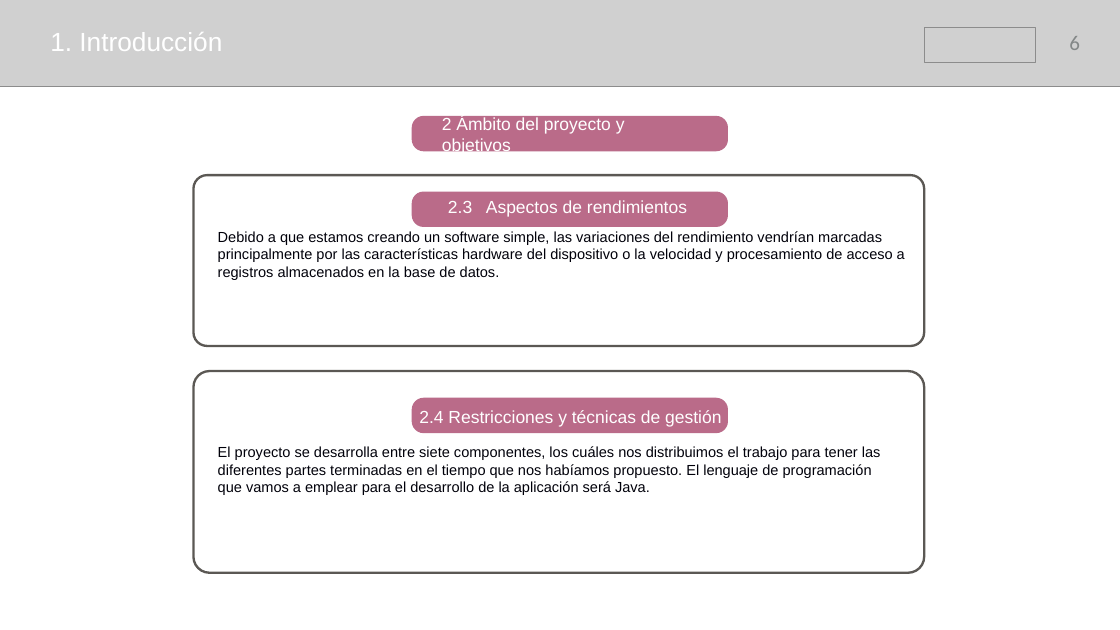
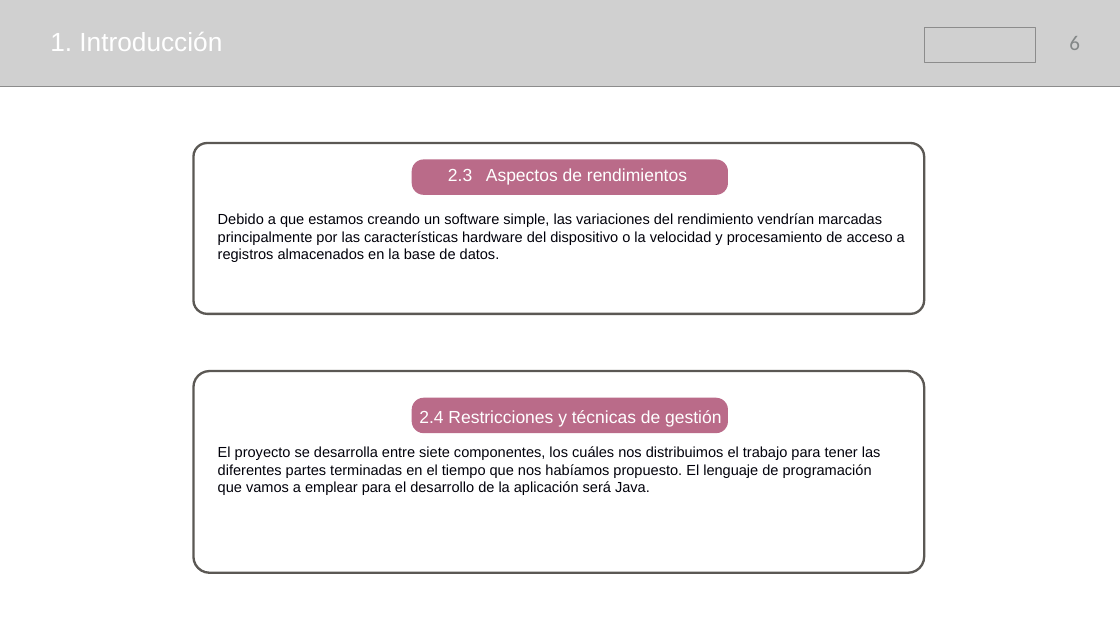
Before and after one commit to samusolo/iDoctor, a slide deck: slide 6 of Plan de proyecto.pptx. Drawn at 1120x630 pixels with LibreOffice and Linux fonts; fonts in the diff are those of the drawing; grey boxes stand for pictures. Boxes give left, top, right and bottom in pixels: in the first picture for what was removed or moved away, otherwise in the second. Text is boxed around its words. In the diff, an @@ line names an element or a change of style, - is before the commit and + after.

```diff
--- a/Plan de proyecto.pptx
+++ b/Plan de proyecto.pptx
@@ rounded rectangle removed at [412,116,728,151] @@
@@ text removed at [442,116,625,155] @@
-2 Ámbito del proyecto y objetivos
@@ 2 rounded rectangles, 1 text: place and size @@
-2 rounded rectangles, 1 text at [194,175,924,346]
+2 rounded rectangles, 1 text at [194,143,924,314]
@@ text "Debido a que estamos creando ...": place and size @@
-text "Debido a que estamos creando ..." at [218,231,905,280]
+text "Debido a que estamos creando ..." at [218,213,905,262]
```
Also in this commit, not shown: 1 other slide changed, 5 slides added, 11 slides removed.
